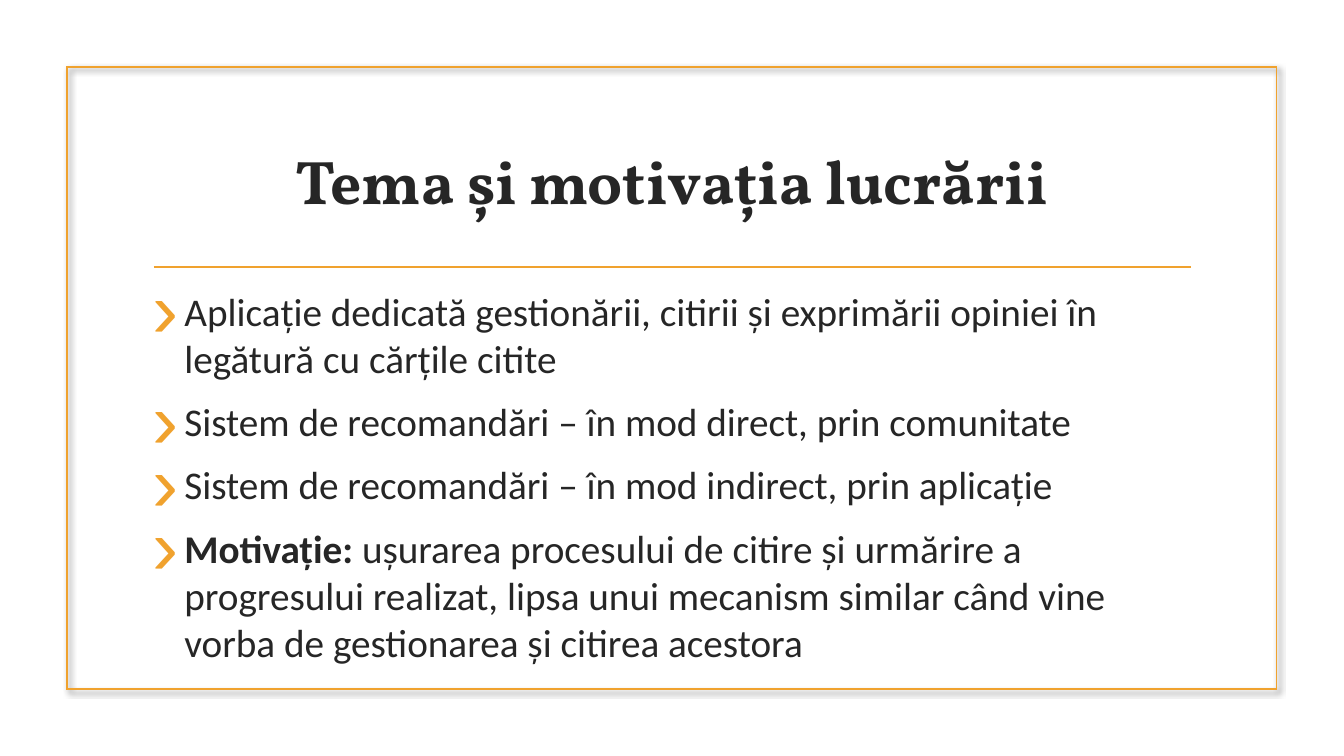
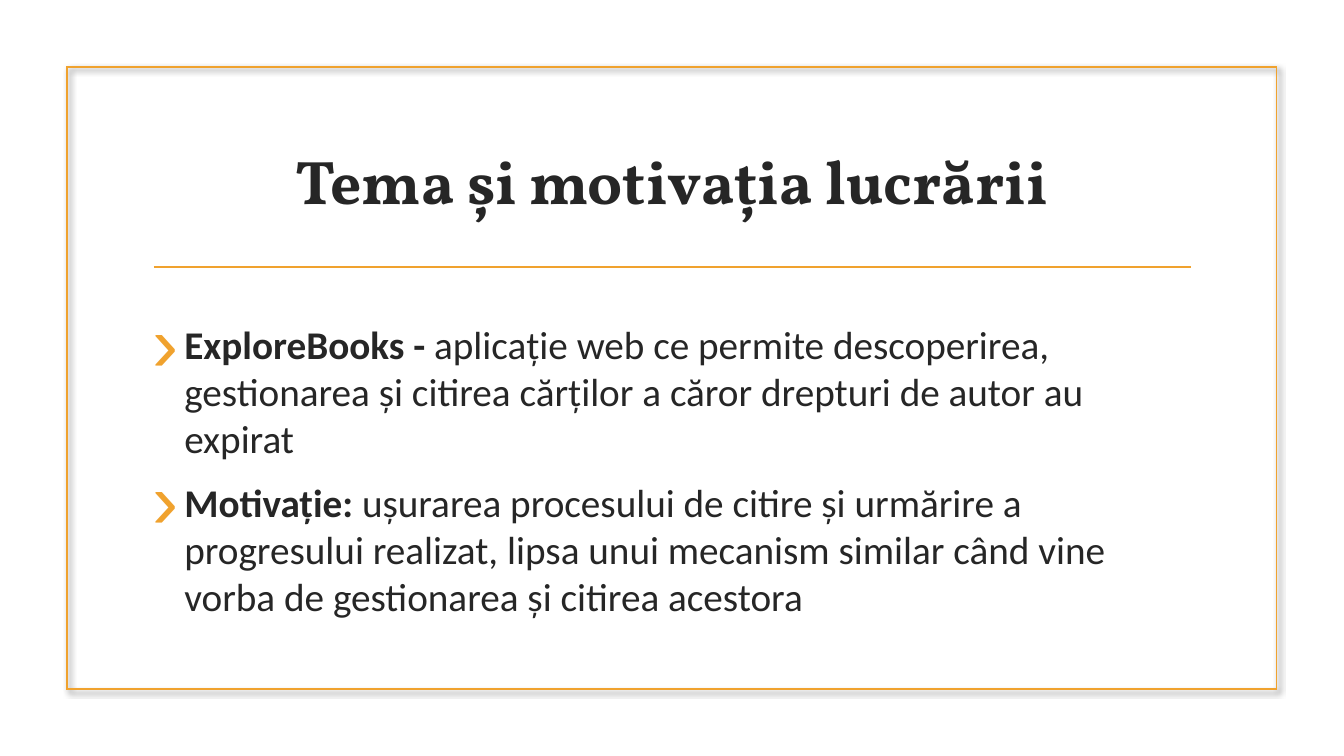
Before and after one commit to Scyree/BachelorThesis, a slide deck: slide 4 of Licenta2018CorfuAlexandru/ExploreBooks.pptx (slide 6 before the commit). Drawn at 1344x756 pixels with LibreOffice and Linux fonts; fonts in the diff are those of the drawing; background and template pictures are left out. Boxes give left, top, right and bottom in pixels: in the first picture for what was removed or moved away, otherwise in the second. Text is boxed around its words. In the diff, an @@ line names an element or a change of style, - is before the commit and + after.

```diff
--- a/Licenta2018CorfuAlexandru/ExploreBooks.pptx
+++ b/Licenta2018CorfuAlexandru/ExploreBooks.pptx
@@ text "ExploreBooks - aplicație web ce ..." moved from (x1=184, y1=298, x2=1105, y2=664) to (x1=184, y1=331, x2=1105, y2=618) @@
@@ text at (x1=184, y1=331, x2=1083, y2=460): text changed @@
-› Aplicație dedicată gestionării, citirii și exprimării opiniei în legătură cu cărțile citite
-› Sistem de recomandări – în mod direct, prin comunitate
-› Sistem de recomandări – în mod indirect, prin aplicație
+› ExploreBooks - aplicație web ce permite descoperirea, gestionarea și citirea cărților a căror drepturi de autor au expirat
```
Also in this commit, not shown: 8 other slides changed, 2 slides added, 2 slides removed.
